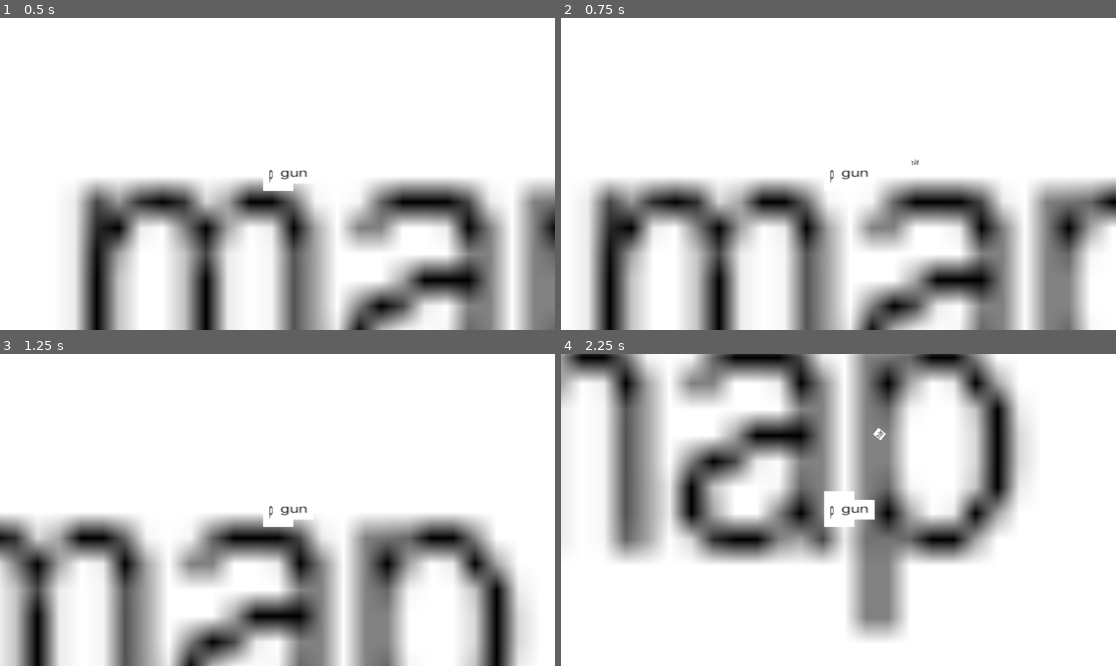
Above: before the commit, frames 1-4 (two rows, left to right).
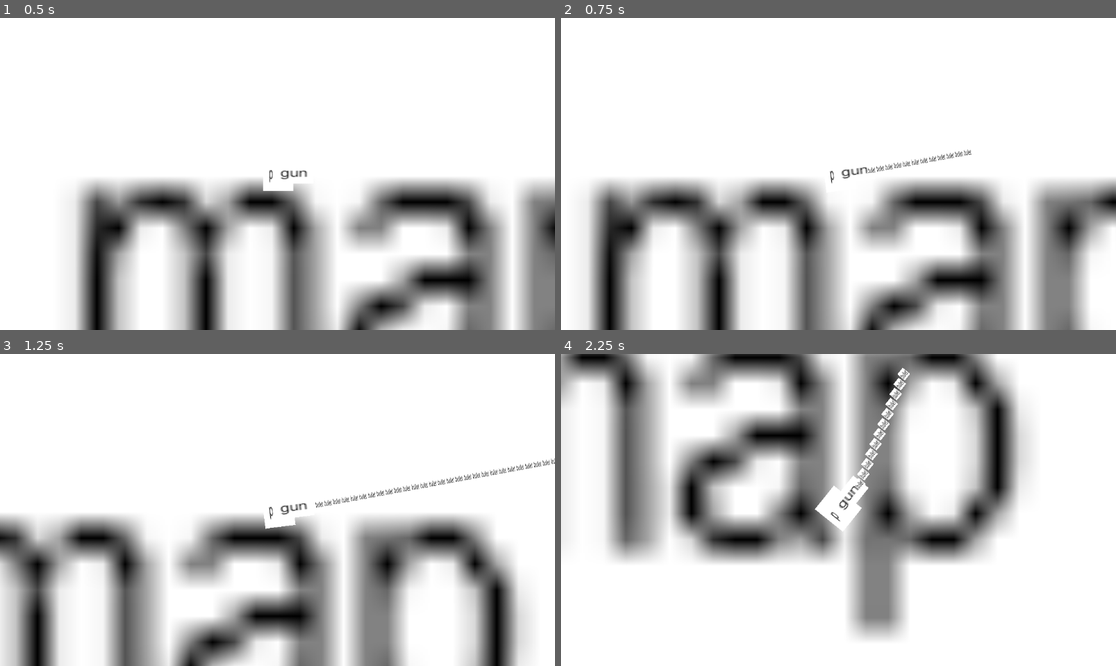
Above: after the commit, the same moments.

Repository: azhu9/Game-Project
Game: Godot game, scene res://map.tscn
The game is run twice, just before and just after one commit, with the same random seed, the same clock (stepped at 60 frames per second) and the same inputs.
Inputs (mouse positions are in pixels of both pictures, inside the frame that each line leads up to):
- Up to frame 1 (0.5 s): no input
- Up to frame 2 (0.75 s): tap Enter at 0.5 s; move the mouse to (960, 158) at 0.52 s; press the mouse at (960, 158) at 0.53 s; hold D (right) from 0.53 s (still down)
- Up to frame 3 (1.25 s): keep holding D (right)
- Up to frame 4 (2.25 s): move the mouse to (727, 525) at 1.27 s; release D (right) at 1.28 s; release the mouse at (727, 525) at 1.28 s; hold S (down) 1.28-2.03 s; click (727, 525) at 1.35 s; move the mouse to (894, 441) at 2.02 s; press the mouse at (894, 441) at 2.03 s; hold D (right) from 2.03 s (still down)

Frame 1 is identical in both runs. In frame 2, 0.3% of the frame differs, in the area x 48-74%, y 42-54%; in frame 3, 0.7%; in frame 4, 1.1%, in the area x 45-63%, y 4-57%.

Commit message:
fixed up shooting mechanics

Diff:
--- a/Player.gd
+++ b/Player.gd
@@ -1,19 +1,30 @@
 extends CharacterBody2D
 
-var shooting:bool
+var mouse_button_pressed:bool
 
 func _physics_process(delta):
 	var direction = Input.get_vector("left","right","up","down")
 	velocity = direction * 500
 	move_and_slide()
 
-	if velocity.length() > 0.0 and shooting == false:
+	if velocity.length() > 0.0 and mouse_button_pressed == false:
 		rotation = velocity.angle()
 
-
+"""
 func _input(event):
 	if event.is_action_pressed("click"):
-		shooting = true
+		mouse_button_pressed = true
 		rotate(get_angle_to(get_global_mouse_position()))
 		await get_tree().create_timer(0.1).timeout
-		shooting = false
+		mouse_button_pressed = false
+	"""
+func _input(event):
+	if event is InputEventMouseButton:
+		if event.is_pressed():  # Mouse button down.
+			mouse_button_pressed = true
+		elif not event.is_pressed():  # Mouse button released.
+			mouse_button_pressed = false
+
+func _process(delta):
+	if mouse_button_pressed:
+		rotate(get_angle_to(get_global_mouse_position()))
--- a/gun.gd
+++ b/gun.gd
@@ -7,8 +7,13 @@
 	new_bullet.global_rotation = %ShootingPoint.global_rotation
 	%ShootingPoint.add_child(new_bullet)
 
-
+"""
 func _input(event):
 	if event.is_action_pressed("click"):
-		await get_tree().create_timer(0.1).timeout
 		shoot()
+"""
+
+
+func _on_timer_timeout():
+	if (Input.is_mouse_button_pressed(MOUSE_BUTTON_LEFT)):
+		shoot()
--- a/player.tscn
+++ b/player.tscn
@@ -27,3 +27,9 @@
 [node name="Gun" parent="Marker2D/Screenshot2024-07-22193421" instance=ExtResource("3_22swn")]
 position = Vector2(-2.03175, 0.885907)
 scale = Vector2(1.01587, 0.442953)
+
+[node name="Timer" type="Timer" parent="."]
+wait_time = 0.001
+autostart = true
+
+[connection signal="timeout" from="Timer" to="Marker2D/Screenshot2024-07-22193421/Gun" method="_on_timer_timeout"]
Not shown, added: .DS_Store
